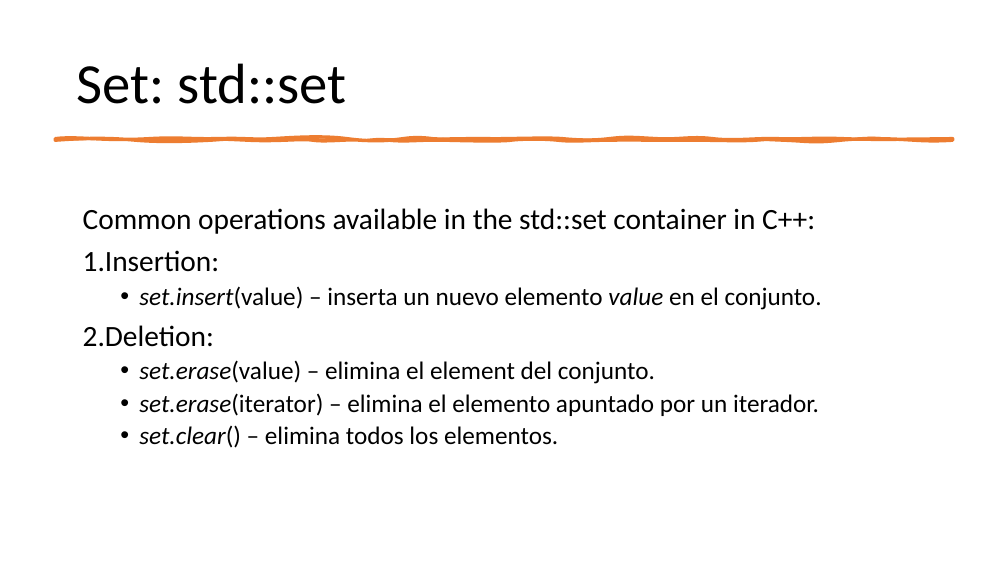
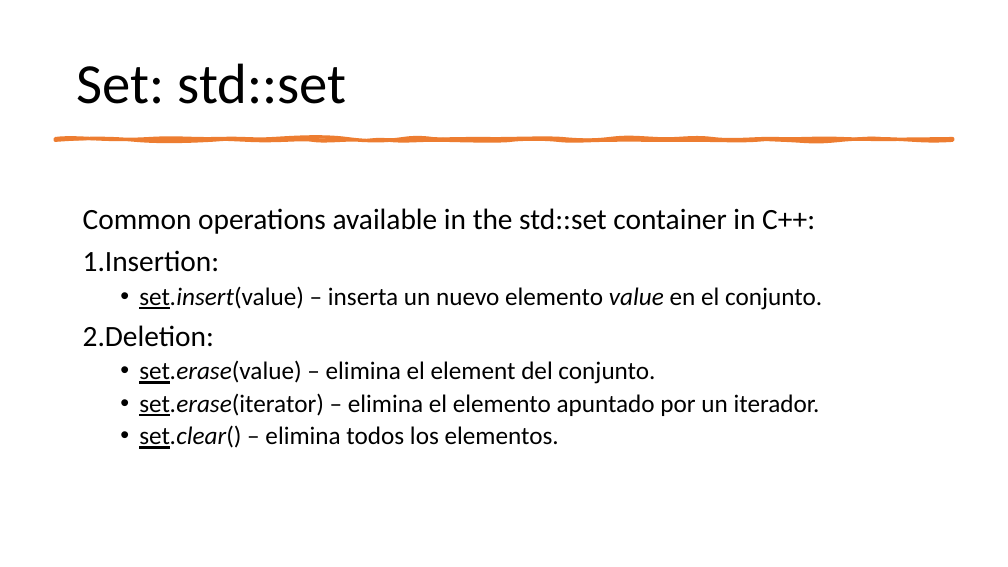
Before and after one commit to ppa-docencia-u/usm-ejemplos-estdatos, a slide deck: slide 97 of presentacion/Estructuras de datos-1.pptx. Drawn at 1008x567 pixels with LibreOffice and Linux fonts; fonts in the diff are those of the drawing. Boxes give left, top, right and bottom in pixels: in the first picture for what was removed or moved away, otherwise in the second. Text is boxed around its words. In the diff, an @@ line names an element or a change of style, - is before the commit and + after.

```diff
--- a/presentacion/Estructuras de datos-1.pptx
+++ b/presentacion/Estructuras de datos-1.pptx
@@ text at (139,286,822,449): italic off, underline on in "set.insert(value)", "set.erase(value)", "set.erase(iterator)", "set.clear()" @@
```
Also in this commit, not shown: 9 other slides changed, 1 slide added.
